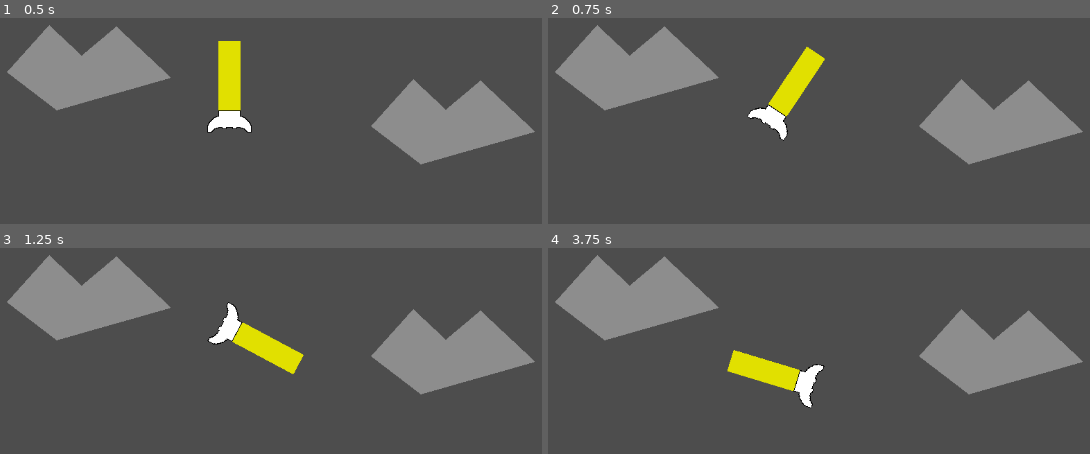
Above: before the commit, frames 1-4 (two rows, left to right).
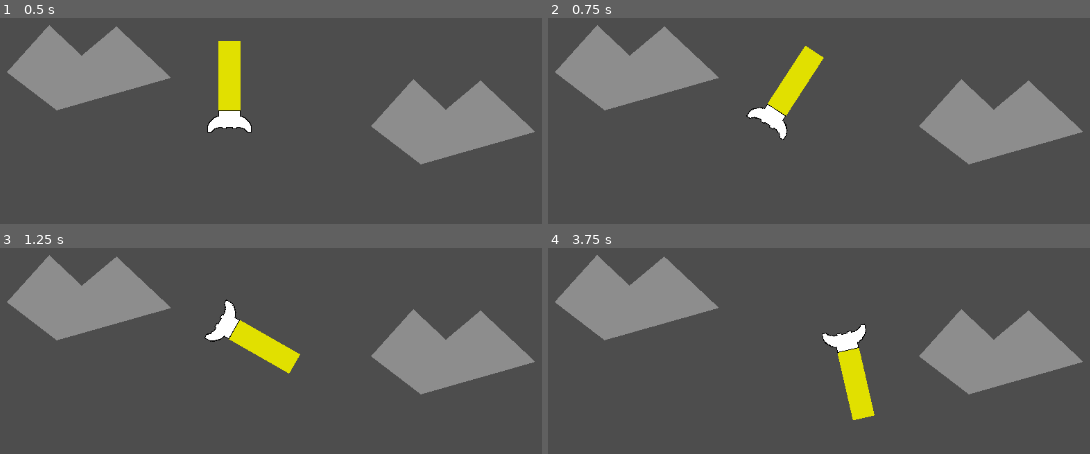
Above: after the commit, the same moments.

Repository: CWmain/SpaceJunkGame
Game: Godot game, scene res://Objects/Test_Scene.tscn
The game is run twice, just before and just after one commit, with the same random seed, the same clock (stepped at 60 frames per second) and the same inputs.
Inputs (mouse positions are in pixels of both pictures, inside the frame that each line leads up to):
- Up to frame 1 (0.5 s): no input
- Up to frame 2 (0.75 s): tap Enter at 0.5 s; move the mouse to (1057, 162) at 0.52 s; hold D (TurnRight) from 0.53 s (still down); click (1057, 162) at 0.6 s
- Up to frame 3 (1.25 s): keep holding D (TurnRight); tap W (Accelerate) at 0.77 s
- Up to frame 4 (3.75 s): move the mouse to (721, 437) at 1.27 s; tap S (Stop) at 1.35, 2.85 s; tap W (Accelerate) at 1.52, 3.02 s; move the mouse to (959, 315) at 2.02 s; release D (TurnRight) at 2.03 s; hold A (TurnLeft) 2.03-2.78 s; click (959, 315) at 2.1 s; move the mouse to (outside the picture) at 2.77 s; hold D (TurnRight) from 2.78 s (still down); move the mouse to (outside the picture) at 3.52 s; click (outside the picture) at 3.6 s

Frame 1 is identical in both runs. In frame 2, 0.4% of the frame differs, in the area x 7-52%, y 6-60%; in frame 3, 0.6%; in frame 4, 4.1%, in the area x 1-61%, y 3-84%.

Commit message:
Added protyping for a teather system, current issue is that is causes the player to rotate incorrectly, requires more playtesting

Diff:
--- a/Objects/Test_Scene.tscn
+++ b/Objects/Test_Scene.tscn
@@ -25,6 +25,12 @@
 
 [node name="Asteroid" parent="." instance=ExtResource("4_tsibv")]
 position = Vector2(-385, -145)
+mass = 100.0
 
 [node name="Asteroid2" parent="." instance=ExtResource("4_tsibv")]
 position = Vector2(140, -67)
+
+[node name="DampedSpringJoint2D" type="DampedSpringJoint2D" parent="."]
+node_a = NodePath("../PlayerRocket")
+node_b = NodePath("../Asteroid")
+disable_collision = false
--- a/Objects/asteroid/asteroid.tscn
+++ b/Objects/asteroid/asteroid.tscn
@@ -3,8 +3,8 @@
 [ext_resource type="Script" path="res://Objects/asteroid/asteroid.gd" id="1_tndy0"]
 
 [node name="Asteroid" type="RigidBody2D"]
-collision_layer = 3
-collision_mask = 3
+collision_layer = 7
+collision_mask = 7
 mass = 500.0
 gravity_scale = 0.0
 script = ExtResource("1_tndy0")
--- a/Objects/player_rocket/player_rocket.gd
+++ b/Objects/player_rocket/player_rocket.gd
@@ -9,9 +9,11 @@
 
 @onready var cutting_tool = $CuttingTool
 @onready var collision_polygon = $CuttingTool/CollisionPolygon
+@onready var tether = $Tether
+@onready var player_rocket = $"."
 
 var asteroid = preload("res://Objects/asteroid/asteroid.tscn")
-
+var tetherSet = false
 # Get the gravity from the project settings to be synced with RigidBody nodes.
 var gravity = ProjectSettings.get_setting("physics/2d/default_gravity")
 
@@ -39,6 +41,13 @@
 	var rot = Input.get_axis("TurnLeft", "TurnRight")
 	if rot:
 		rotate(rot * ROTATION_SPEED)
+
+	if (tether.is_colliding() and !tetherSet):
+		tetherSet = true
+		#on_tether()
+
+
+
 
 
 func asteroidCut():
@@ -95,3 +104,14 @@
 			print("\n NEW \n")
 
 		entity.queue_free()
+
+func on_tether():
+	print("Tethered")
+	var joint: DampedSpringJoint2D = DampedSpringJoint2D.new()
+	joint.node_a = get_path()
+	joint.node_b = tether.get_collider().get_path()
+	get_tree().get_root().add_child(joint)
+	joint.set_length(10)
+	joint.set_rest_length(5)
+	joint.set_stiffness(200)
+	joint.set_damping(1)
--- a/Objects/player_rocket/player_rocket.tscn
+++ b/Objects/player_rocket/player_rocket.tscn
@@ -32,3 +32,7 @@
 
 [node name="CollisionPolygon" type="CollisionPolygon2D" parent="CuttingTool"]
 polygon = PackedVector2Array(32, -100, 0, -100, 0, 0, 32, 0)
+
+[node name="Tether" type="RayCast2D" parent="."]
+target_position = Vector2(0, -100)
+collision_mask = 4
--- /dev/null
+++ b/Objects/tether/tether.gd
@@ -0,0 +1,6 @@
+extends Node2D
+
+@onready var ray_cast_2d = $RayCast2D
+
+func _process(delta):
+	pass
--- /dev/null
+++ b/Objects/tether/tether.tscn
@@ -0,0 +1,12 @@
+[gd_scene load_steps=2 format=3 uid="uid://booojh8xhn0yk"]
+
+[ext_resource type="Script" path="res://Objects/tether/tether.gd" id="1_fhoa8"]
+
+[node name="Tether" type="Node2D"]
+script = ExtResource("1_fhoa8")
+
+[node name="RayCast2D" type="RayCast2D" parent="."]
+target_position = Vector2(0, -100)
+collision_mask = 4
+
+[node name="DampedSpringJoint2D" type="DampedSpringJoint2D" parent="."]
--- a/project.godot
+++ b/project.godot
@@ -52,6 +52,7 @@
 
 2d_physics/layer_1="Physics"
 2d_physics/layer_2="CutLayer"
+2d_physics/layer_3="Tether"
 
 [rendering]
 
